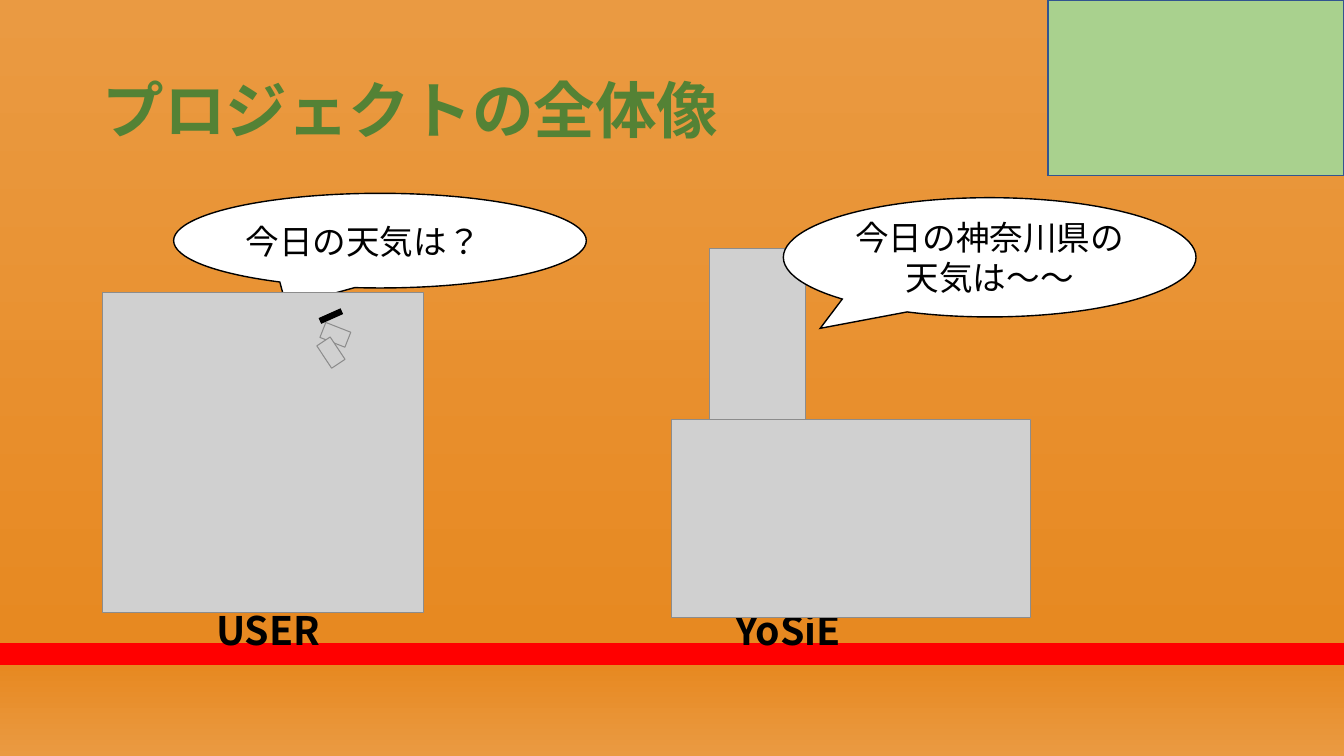
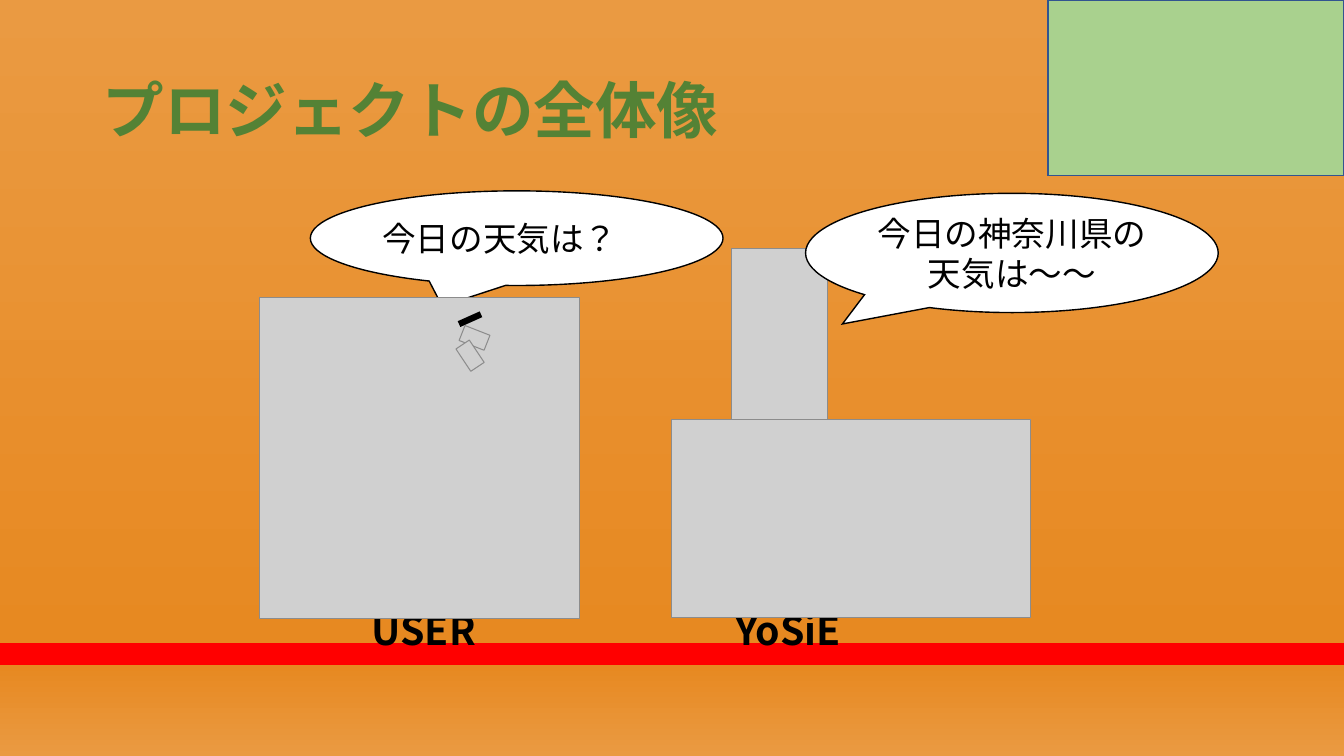
Before and after one commit to RikiishiSuzunosuke/AIspeaker_yosie, a slide deck: slide 2 of presentation/第二回プレゼン_アウトライン.pptx. Drawn at 1344x756 pixels with LibreOffice and Linux fonts; fonts in the diff are those of the drawing; grey boxes stand for pictures. Boxes give left, top, right and bottom in pixels: in the first picture for what was removed or moved away, otherwise in the second. Text is boxed around its words. In the diff, an @@ line names an element or a change of style, - is before the commit and + after.

```diff
--- a/presentation/第二回プレゼン_アウトライン.pptx
+++ b/presentation/第二回プレゼン_アウトライン.pptx
@@ speech bubble "今日の天気は？？": place and size @@
-speech bubble "今日の天気は？？" at <box>173,194,586,288</box>
+speech bubble "今日の天気は？？" at <box>311,191,723,285</box>
@@ speech bubble "今日の天気は？？" at <box>311,191,723,285</box>: proportions changed @@
@@ speech bubble "今日の神奈川県の": place and size @@
-speech bubble "今日の神奈川県の" at <box>783,198,1196,317</box>
+speech bubble "今日の神奈川県の" at <box>806,194,1218,313</box>
@@ picture: place and size @@
-picture at <box>710,248,806,447</box>
+picture at <box>732,248,828,447</box>
@@ picture: place and size @@
-picture at <box>103,292,423,613</box>
+picture at <box>259,297,580,618</box>
@@ 2 pictures, 1 line: place and size @@
-2 pictures, 1 line at <box>317,312,351,369</box>
+2 pictures, 1 line at <box>456,315,490,372</box>
@@ text "USER": place and size @@
-text "USER" at <box>216,605,320,656</box>
+text "USER" at <box>372,605,476,656</box>
```
Also in this commit, not shown: 10 other slides changed, 1 other file.
